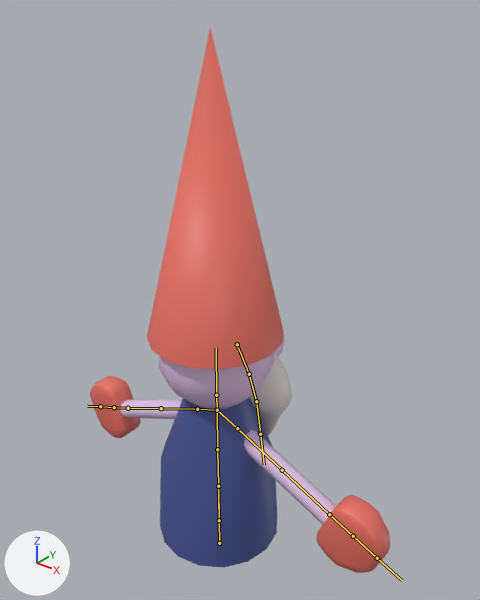
The FBX model Assets/Models/Customer.fbx: old version first, new version second.
Camera for both pictures: a 50 mm lens placed at (1.061, -1.22, 1.569), pointed at (0.005, 0.101, 0.75). Lighting does not change. The marker at lower left points along +X, +Y and +Z. The bones that bend it are drawn over the model as lines.

In view in the first picture: 'Arms', 'Beard', 'Body', 'Hands', 'Hat', 'Head', 'Nose'.
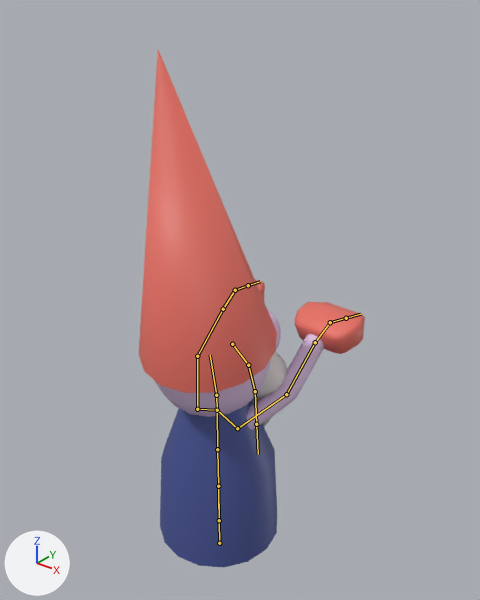
The newer file adds an action. The first version stands in its rest pose; the second is drawn at frame 5 of the action 'Armature|counterhands'.

The change in detail:
Bone 'Shoulder_R' (bone_shoulder_r) turns from (0, 0, 0) to (0, 88, 0) degrees about its own x, y and z.
Bone 'Arm_R' (bone_arm_r) turns from (0, 0, 0) to (-51, 17, -82) degrees about its own x, y and z.
Bone 'Arm_R.001' (bone_arm_r_001) turns from (0, 0, 0) to (14, -23, -34) degrees about its own x, y and z.
Bone 'Hand_R' (bone_hand_r) turns from (0, 0, 0) to (11, 0, 0) degrees about its own x, y and z.
Bone 'Hand_R.001' (bone_hand_r_001) turns from (0, 0, 0) to (40, 0, 0) degrees about its own x, y and z.
Bone 'Shoulder_L' (bone_shoulder_l) turns from (0, 0, 0) to (0, -88, 0) degrees about its own x, y and z.
Bone 'Arm_L' (bone_arm_l) turns from (0, 0, 0) to (-51, -17, 82) degrees about its own x, y and z.
Bone 'Arm_L.001' (bone_arm_l_001) turns from (0, 0, 0) to (14, 23, 34) degrees about its own x, y and z.
Bone 'Hand_L' (bone_hand_l) turns from (0, 0, 0) to (11, 0, 0) degrees about its own x, y and z.
Bone 'Hand_L.001' (bone_hand_l_001) turns from (0, 0, 0) to (40, 0, 0) degrees about its own x, y and z.
Bone 'Head' (bone_head) turns from (0, 0, 0) to (13, 1, -3) degrees about its own x, y and z.
Bone 'Beard.001' (bone_beard_001) turns from (0, 0, 0) to (-12, 0, 0) degrees about its own x, y and z.
Bone 'Beard.002' (bone_beard_002) turns from (0, 0, 0) to (-2, 0, 0) degrees about its own x, y and z.

Boxes (x1, y1, x2, y2) around the edits, measured in the pictures (480 x 600 px):
'Hat', posed
    before: (147, 28, 283, 370)
    after: (139, 50, 277, 393)
'Body', posed
    before: (160, 397, 277, 567)
    after: (160, 401, 277, 567)
'Hands', posed
    before: (90, 376, 390, 573)
    after: (255, 279, 365, 354)
'Arms', posed
    before: (121, 400, 336, 524)
    after: (247, 334, 324, 430)
'Head', posed
    before: (158, 352, 275, 409)
    after: (154, 361, 270, 417)
'Beard', posed
    before: (250, 355, 292, 436)
    after: (251, 351, 287, 427)
'Nose', posed
    before: (275, 330, 285, 356)
    after: (268, 310, 281, 349)
bone 'Arm_R', root to tip
    before: (237, 428) to (282, 470)
    after: (237, 428) to (286, 394)
bone 'Arm_R.001', root to tip
    before: (282, 470) to (329, 514)
    after: (286, 394) to (315, 342)
bone 'Hand_R', root to tip
    before: (329, 514) to (353, 536)
    after: (315, 342) to (330, 322)
bone 'Hand_R.001', root to tip
    before: (353, 536) to (377, 558)
    after: (330, 322) to (346, 318)
bone 'Arm_L', root to tip
    before: (197, 409) to (161, 408)
    after: (197, 409) to (197, 356)
bone 'Arm_L.001', root to tip
    before: (161, 408) to (128, 408)
    after: (197, 356) to (223, 309)
bone 'Hand_L', root to tip
    before: (128, 408) to (114, 407)
    after: (223, 309) to (235, 290)
bone 'Hand_L.001', root to tip
    before: (114, 407) to (100, 406)
    after: (235, 290) to (248, 285)
bone 'Head', root to tip
    before: (216, 395) to (216, 348)
    after: (216, 395) to (210, 355)
bone 'Beard.001', root to tip
    before: (249, 374) to (256, 401)
    after: (248, 365) to (255, 391)
bone 'Beard.002', root to tip
    before: (256, 401) to (260, 434)
    after: (255, 391) to (256, 424)
